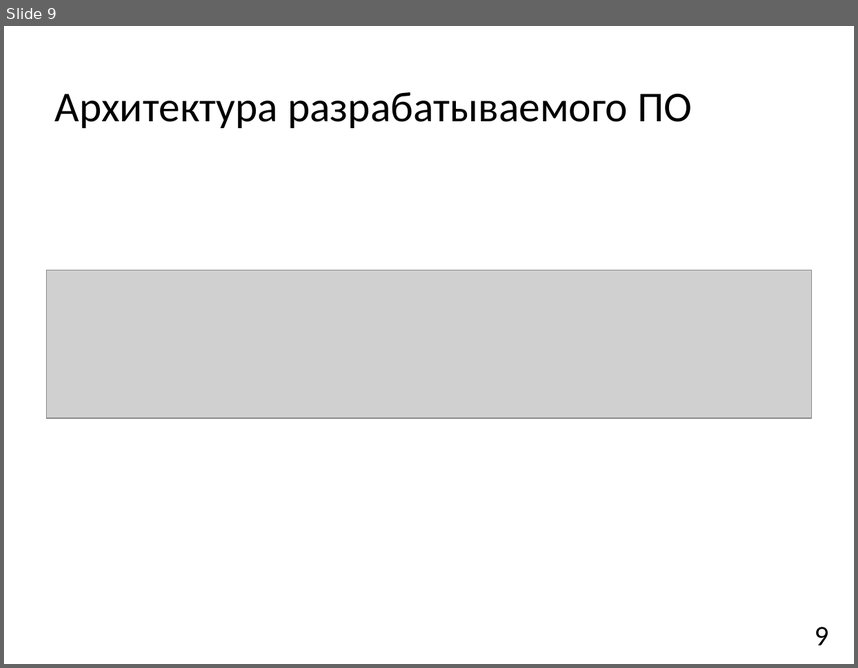
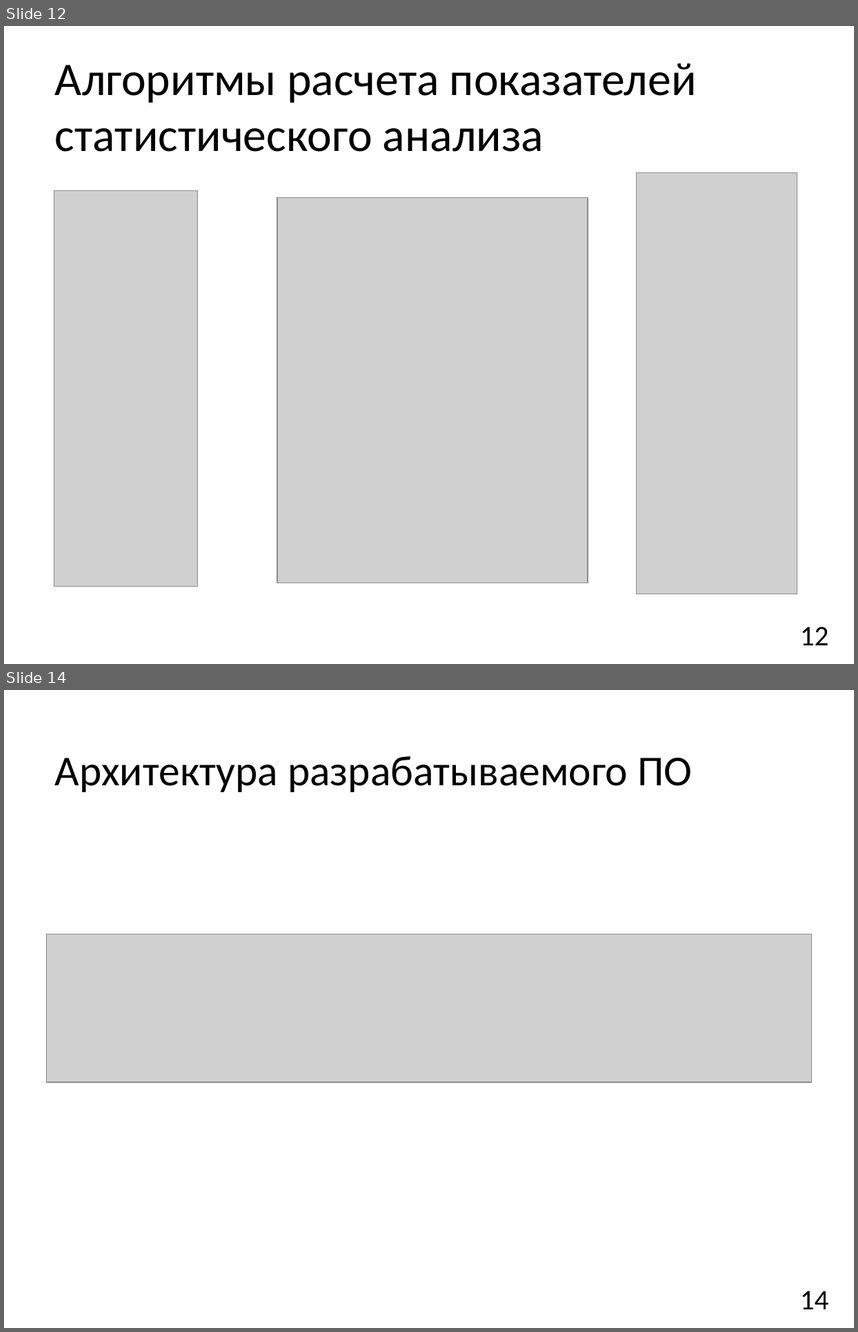
Before and after one commit to ostaaaaat/monitoring, a slide deck: 3 [Презентация].pptx. Shown one above the other, each under a label of ours: slide 9 before the commit, slides 12 and 14 after it; the slides between them are not shown. The pictures are 858x668 and 858x1332 pixels, drawn with LibreOffice and Linux fonts; fonts in the diff are those of the drawing; grey boxes stand for pictures. Boxes give left, top, right and bottom in pixels: in the first picture for what was removed or moved away, otherwise in the second. Text is boxed around its words. In the diff, an @@ line names an element or a change of style, - is before the commit and + after.

```diff
--- a/3 [Презентация].pptx
+++ b/3 [Презентация].pptx
@@ slide 12 added at (x1=4, y1=26, x2=854, y2=664), background #FFFFFF @@
@@ title added at (x1=55, y1=63, x2=697, y2=152), 39.6 pt, text #000000 @@
+Алгоритмы расчета показателей статистического анализа
@@ picture added at (x1=54, y1=191, x2=198, y2=586) @@
@@ picture added at (x1=637, y1=173, x2=797, y2=594) @@
@@ picture added at (x1=278, y1=198, x2=588, y2=583) @@
@@ page number added at (x1=800, y1=626, x2=829, y2=645), 24 pt, text #000000 @@
+12
@@ what was slide 9 is now slide 14 @@
@@ page number at (x1=800, y1=1290, x2=829, y2=1309): text changed @@
-9
+14
```
Also in this commit, not shown: 1 slide changed, 4 other slides added, 1 other file.
